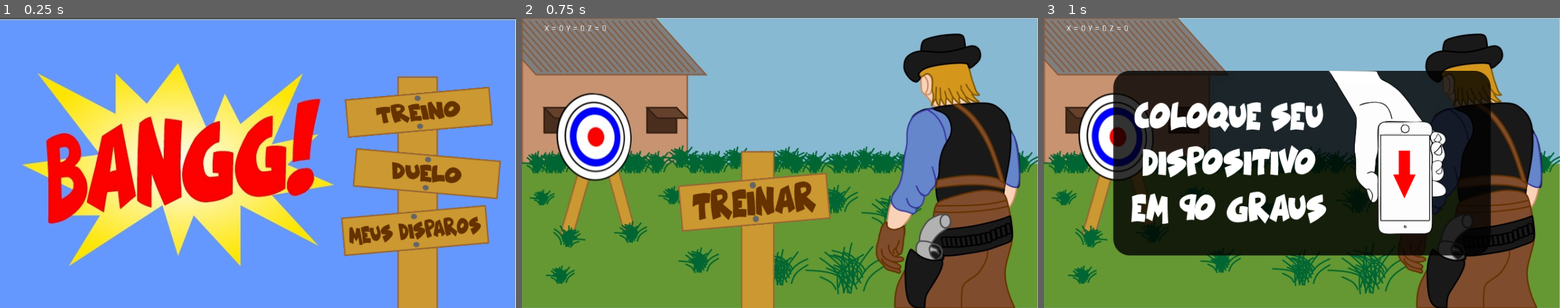
Above: before the commit, frames 1-3 (left to right).
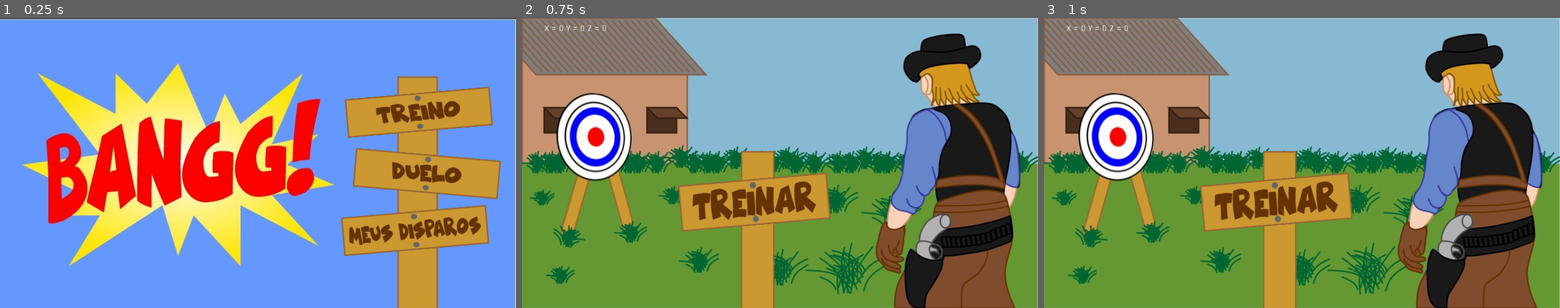
Above: after the commit, the same moments.

Repository: carlospazuzu/ProjetoFinalTEP
Game: Godot game, scene res://scenes/tests/Tests.tscn
Two runs of this game, one before a commit and one after it. Both use one fixed random seed, a clock stepped at 60 frames per second and the inputs below.
Inputs (mouse positions are in pixels of both pictures, inside the frame that each line leads up to):
- Up to frame 1 (0.25 s): no input
- Up to frame 2 (0.75 s): tap Enter at 0.5 s; move the mouse to (893, 148) at 0.52 s; click (893, 148) at 0.67 s
- Up to frame 3 (1 s): no input

Frames 1-2 are identical in both runs. In frame 3, 46% of the frame differs, in the area x 13-87%, y 18-100%.

Commit message:
train screen working with countdown, aim and shoot checkings

Diff:
--- a/scenes/treino/TreinoScreen.gd
+++ b/scenes/treino/TreinoScreen.gd
@@ -1,31 +1,44 @@
 extends Node2D
 
+const BASE_NUMBER: int = 10
 
 var has_started: bool = false
+var is_allowed_to_shoot: bool = false
+var is_allowed_to_aim: bool = false
+
+var time_elapsed: float = 0.0
+
 var current_time: int = 3
 
 var is_in_right_position: bool = false
+
+var sfx1 = preload('res://resources/audio/load1.wav')
+var sfx2 = preload('res://resources/audio/load2.wav')
 
 # Called when the node enters the scene tree for the first time.
 func _ready():
 	pass # Replace with function body.
 
 
-func _input(event):
-	if event is InputEventMouseButton:
-		show_help_image()
-		# start_countdown()
-		pass
-		# emit_signal()
+func _process(delta):
+	if not has_started:
+		if Input.get_accelerometer().x >= -10 and Input.get_accelerometer().x <= -8:
+			is_in_right_position = true
+		else:
+			is_in_right_position = false
 
 
-func _process(delta):
-	if Input.get_accelerometer().x >= -10 and Input.get_accelerometer().x <= -8:
-		is_in_right_position = true
-	else:
-		is_in_right_position = false
+	if is_allowed_to_aim:
+		time_elapsed += delta * 100
+		if Input.get_accelerometer().x >= -1 and Input.get_accelerometer().x <= 1:
+			is_allowed_to_shoot = true
+		else:
+			is_allowed_to_shoot = false
 
-	if is_in_right_position:
+	if is_in_right_position and not has_started:
+		var d = randi() % 2
+		$SoundFX.stream = sfx1 if d == 0 else sfx2
+		$SoundFX.play()
 		start_countdown()
 
 	var acc = Input.get_accelerometer()
@@ -41,14 +54,10 @@
 func start_countdown():
 	$CountdownTimer.start()
 	if not has_started:
+		$HelpImage.visible = false
 		$CountDownImage.texture = load('res://resources/others/Cont3.png')
 		has_started = true
 
-
-func _on_TouchScreenButton_pressed():
-	show_help_image()
-	# start_countdown()
-	pass # Replace with function body.
 
 
 func _on_CountdownTimer_timeout():
@@ -59,3 +68,22 @@
 	else:
 		$CountDownImage.texture = load('res://resources/others/ContFogo.png')
 		$CountdownTimer.stop()
+		is_allowed_to_aim = true
+
+
+
+func _on_ShootTouchButton_pressed():
+	var x = Input.get_accelerometer().x
+	$ScoreText.text = 'AHSUYAHUSAUHSHUASUAHSUAHSUAHSUA'
+	if is_allowed_to_shoot:
+		$CountDownImage.visible = false
+		var final_score = (BASE_NUMBER / time_elapsed) * (100 - (abs(x) * 100))
+		$ScoreText.text = 'FINAL SCORE = ' + str(final_score)
+		pass
+	pass # Replace with function body.
+
+
+func _on_TreinarTouchButton_released():
+	if not has_started:
+		show_help_image()
+	pass # Replace with function body.
--- a/scenes/treino/TreinoScreen.tscn
+++ b/scenes/treino/TreinoScreen.tscn
@@ -6,6 +6,7 @@
 [ext_resource path="res://resources/buttons/bg_button_treino_01.png" type="Texture" id=4]
 [ext_resource path="res://scenes/treino/TreinoScreen.gd" type="Script" id=5]
 [ext_resource path="res://resources/others/bg_treino_posicao.png" type="Texture" id=6]
+[ext_resource path="res://resources/buttons/translucent_btn.png" type="Texture" id=7]
 
 [node name="TreinoScreen" type="Node2D"]
 script = ExtResource( 5 )
@@ -42,5 +43,20 @@
 __meta__ = {
 "_edit_use_anchors_": false
 }
-[connection signal="pressed" from="TreinarTouchButton" to="." method="_on_TouchScreenButton_pressed"]
+
+[node name="ShootTouchButton" type="TouchScreenButton" parent="."]
+normal = ExtResource( 7 )
+
+[node name="SoundFX" type="AudioStreamPlayer2D" parent="."]
+
+[node name="ScoreText" type="RichTextLabel" parent="."]
+margin_left = 59.0
+margin_top = 57.0
+margin_right = 417.0
+margin_bottom = 97.0
+__meta__ = {
+"_edit_use_anchors_": false
+}
+[connection signal="released" from="TreinarTouchButton" to="." method="_on_TreinarTouchButton_released"]
 [connection signal="timeout" from="CountdownTimer" to="." method="_on_CountdownTimer_timeout"]
+[connection signal="pressed" from="ShootTouchButton" to="." method="_on_ShootTouchButton_pressed"]
Not shown, changed: export_presets.cfg
Not shown, added: resources/audio/load1.wav.import
Not shown, added: resources/audio/load2.wav.import
Binary file added: resources/buttons/translucent_btn.png
Not shown, added: resources/buttons/translucent_btn.png.import
Binary file added: resources/others/fire_touch.png
Not shown, added: resources/others/fire_touch.png.import
Binary file added: resources/others/fire_touch_pressed.png
Not shown, added: resources/others/fire_touch_pressed.png.import
Not shown: 1 places in scenes/treino/TreinoScreen.tscn that only renumber resources
Not shown, added: debug.keystore
Not shown, added: debug/BANGG!.apk
(and 3 more such lines)
